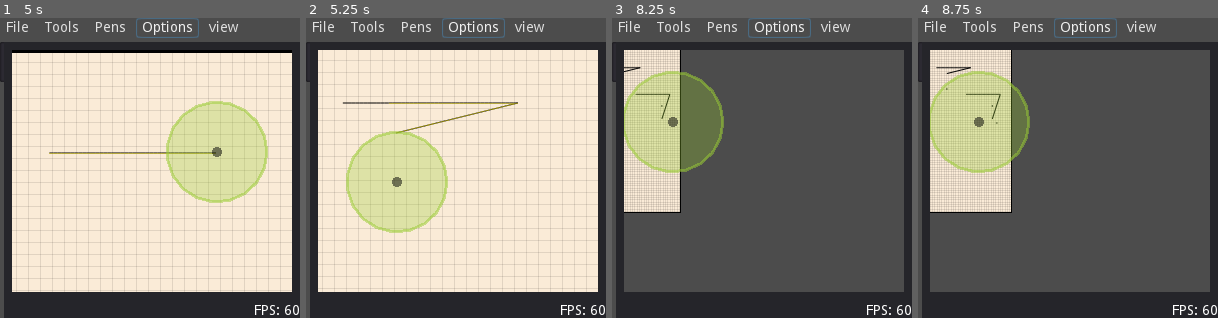
Above: before the commit, frames 1-4 (left to right).
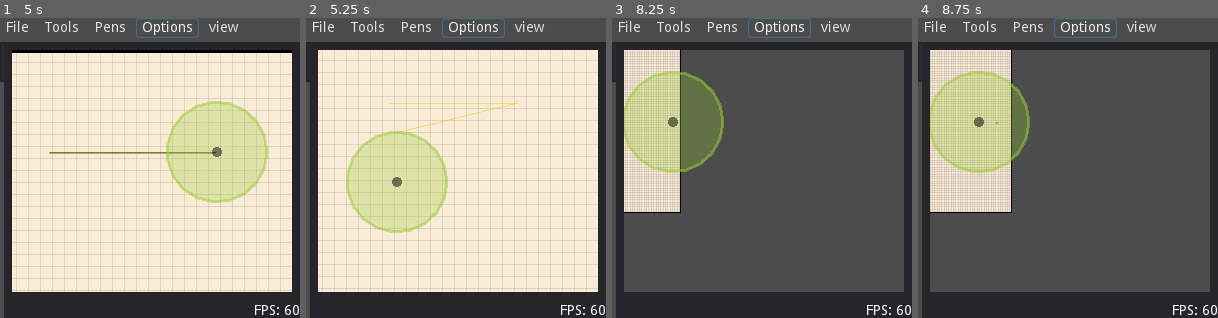
Above: after the commit, the same moments.

Repository: joey-public/gonote
Game: Godot game, scene res://src/Main.tscn
The game is run twice, just before and just after one commit, with the same random seed, the same clock (stepped at 60 frames per second) and the same inputs.
Inputs (mouse positions are in pixels of both pictures, inside the frame that each line leads up to):
- Up to frame 1 (5 s): click "File" at 0.5 s; click "Tools" at 1.25 s; click "Pens" at 2 s; click "view" at 2.75 s; click "Options" at 3.5 s; tap Enter at 4.25 s; move the mouse to (216, 153) at 4.27 s; press the mouse at (216, 153) at 4.28 s; hold D (pan_right) from 4.28 s (still down); tap U (undo, bound only after the commit) at 4.55 s
- Up to frame 2 (5.25 s): move the mouse to (396, 183) at 5.02 s; release D (pan_right) at 5.03 s; release the mouse at (396, 183) at 5.03 s; hold S (pan_down) from 5.03 s (still down); tap U (undo, bound only after the commit) at 5.1 s
- Up to frame 3 (8.25 s): click (702, 183) at 5.3 s; move the mouse to (792, 102) at 5.77 s; release S (pan_down) at 5.78 s; press the mouse at (792, 102) at 5.78 s; hold D (pan_right) 5.78-6.53 s; tap U (undo, bound only after the commit) at 6.05, 7.55, 8.1 s; move the mouse to (747, 228) at 6.52 s; release the mouse at (747, 228) at 6.53 s; hold W (pan_up) 6.53-7.28 s; right-click (747, 228) at 6.6 s; click (747, 228) at 6.8 s; move the mouse to (852, 213) at 7.27 s; hold G (zoom_out) 7.28-8.03 s; hold H (pan_left) from 7.28 s (still down); move the mouse to (672, 123) at 8.02 s
- Up to frame 4 (8.75 s): keep holding H (pan_left); click (978, 123) at 8.3 s

Frame 1 is identical in both runs. In frame 2, 0.6% of the frame differs, in the area x 12-71%, y 28-39%; in frame 3, 0.2%; in frame 4, 0.2%.

Commit message:
added undo and redo to Scribble. Also messed with saving to png, but having issues converting mouse corrdinates to png pixels.

Diff:
--- a/project.godot
+++ b/project.godot
@@ -88,6 +88,18 @@
 , Object(InputEventMouseButton,"resource_local_to_scene":false,"resource_name":"","device":-1,"alt":false,"shift":false …(203 unchanged characters)…
  ]
 }
+undo={
+"deadzone": 0.5,
+"events": [ Object(InputEventKey,"resource_local_to_scene":false,"resource_name":"","device":0,"alt":false,"shift":false,"control":true,"meta":false,"command":true,"pressed":false,"scancode":90,"physical_scancode":0,"unicode":0,"echo":false,"script":null)
+, Object(InputEventKey,"resource_local_to_scene":false,"resource_name":"","device":0,"alt":false,"shift":false,"control":false,"meta":false,"command":false,"pressed":false,"scancode":85,"physical_scancode":0,"unicode":0,"echo":false,"script":null)
+ ]
+}
+redo={
+"deadzone": 0.5,
+"events": [ Object(InputEventKey,"resource_local_to_scene":false,"resource_name":"","device":0,"alt":false,"shift":false,"control":true,"meta":false,"command":true,"pressed":false,"scancode":89,"physical_scancode":0,"unicode":0,"echo":false,"script":null)
+, Object(InputEventKey,"resource_local_to_scene":false,"resource_name":"","device":0,"alt":false,"shift":false,"control":true,"meta":false,"command":true,"pressed":false,"scancode":82,"physical_scancode":0,"unicode":0,"echo":false,"script":null)
+ ]
+}
 
 [physics]
 
--- a/src/Canvas/Scribble/Scribbles.gd
+++ b/src/Canvas/Scribble/Scribbles.gd
@@ -5,8 +5,9 @@
 export var anti_a:bool = true
 
 export var trail_off_speed:int = 50#ponts per sec
-
+export var note_dir:String = "Notes/"
 var scribble_points:Array = []
+var undo_stack:Array = []
 var draw_stack:Array = []
 var drawing_time:float=0
 
@@ -14,6 +15,15 @@
 onready var trail = $Line2D
 onready var tween = $Tween
 
+func _input(event):
+	if event.is_action_pressed("undo"):
+		if self.draw_stack.size()>0:
+			self.undo_stack.push_back(self.draw_stack.pop_back())
+			self.update()
+	if event.is_action_pressed("redo"):
+		if self.undo_stack.size()>0:
+			self.draw_stack.push_back(self.undo_stack.pop_back())
+			self.update()
 
 func _process(delta):
 	if self.visible:
@@ -30,6 +40,7 @@
 			SignalManager.emit_signal("fps_changed",
 									   Globals.refresh_rates["slow_rate"])
 			self.draw_stack.push_back(PoolVector2Array(self.scribble_points))
+#			self._save_to_png(self.scribble_points)
 			self.scribble_points.clear()
 		else:
 			self._remove_trail_point(0)
@@ -58,3 +69,35 @@
 #add to a StreamTexture object
 func _batch_lines_to_texture():
 	pass
+
+
+func _save_to_png(scrib:PoolVector2Array):
+	var patch:Rect2 = self._get_scribble_rect(scrib)
+	print(patch.size)
+	var i:Image= Image.new()
+	i.create(patch.size.x,patch.size.y,false,Image.FORMAT_RGBA8)
+	i = self._fill_image(scrib,i)
+#	i.save_png("scribble.png")
+	print("saved!")
+
+
+func _fill_image(scrib:PoolVector2Array,image:Image)->Image:
+	image.lock()
+	image.decompress()
+	for x in image.get_width():
+		for y in image.get_height():
+			if Vector2(x,y) in scrib:
+				image.set_pixel(x,y,Color.black)
+			else:
+				image.set_pixel(x,y,Color.white)
+	return image
+
+func _get_scribble_rect(scrib)->Rect2:
+	var upper_right = Vector2.ZERO
+	var lower_left = Vector2.ZERO
+	for point in scrib:
+		upper_right.x = min(point.x, upper_right.x)
+		upper_right.y = min(point.y, upper_right.y)
+		lower_left.x = max(point.x, lower_left.x)
+		lower_left.y = max(point.y, lower_left.y)
+	return Rect2(upper_right,lower_left-upper_right)
Not shown, changed: .gitignore
